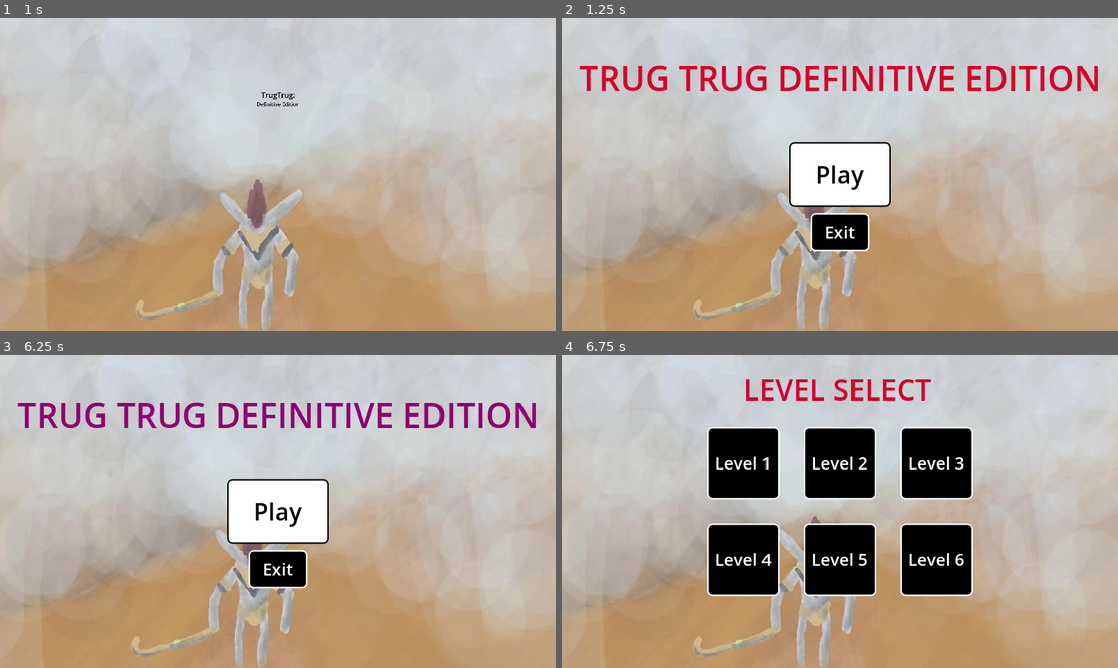
Above: before the commit, frames 1-4 (two rows, left to right).
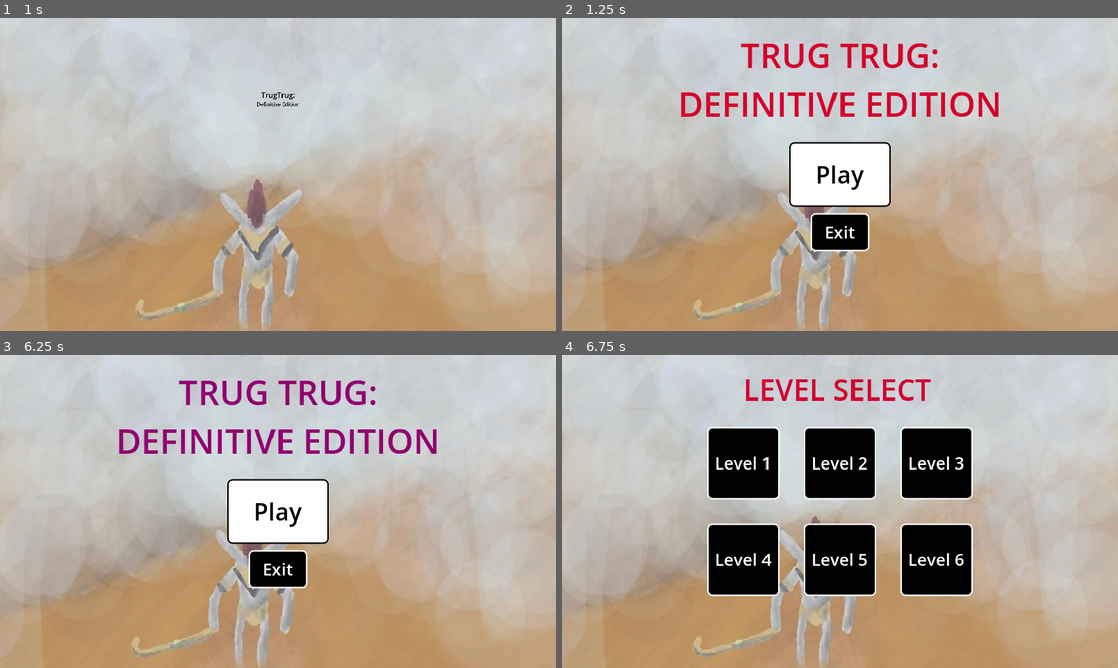
Above: after the commit, the same moments.

Repository: Alexdj15/TrugTrug-Definitive-Edition
Game: Godot game, scene res://scenes/intro.tscn
Two runs of this game, one before a commit and one after it. Both use one fixed random seed, a clock stepped at 60 frames per second and the inputs below.
Inputs:
- Up to frame 1 (1 s): tap Enter (level_exit) at 0.5 s; hold D (right) from 0.53 s (still down); tap X (trug) at 0.6 s; tap W (up) at 0.77, 0.8 s
- Up to frame 2 (1.25 s): keep holding D (right); tap W (up) at 1.07 s
- Up to frame 3 (6.25 s): release D (right) at 1.25 s; click "Play" at 1.25 s; click "Level 2" at 2 s; tap X (trug) at 2.75, 3.05, 3.5, 4.25, 4.35, 5, 5.1 s; hold D (right) 2.78-3.53 s; tap W (up) at 2.85, 3.02, 3.32, 3.8, 4.52, 4.82, 5.27, 5.3, 5.57 s; hold A (left) 3.53-4.28 s; tap F (respect) at 3.6 s; hold D (right) 4.28-5.75 s; tap Escape (pause) at 5.65 s; click "Main Menu" at 5.75 s
- Up to frame 4 (6.75 s): click "Play" at 6.5 s

Frame 1 is identical in both runs. In frame 2, 6.1% of the frame differs, in the area x 3-97%, y 8-32%; in frame 3, 6.1%; in frame 4, nothing differs.

Commit message:
credits done

Diff:
--- a/trugtrug/project.godot
+++ b/trugtrug/project.godot
@@ -18,7 +18,7 @@
 config/name="TrugTrug"
 run/main_scene="res://scenes/intro.tscn"
 config/features=PackedStringArray("4.3", "Forward Plus")
-config/icon="res://icon.svg"
+config/icon="res://assets/stick.png"
 
 [autoload]
 
--- /dev/null
+++ b/trugtrug/scenes/credit_label.gd
@@ -0,0 +1,24 @@
+extends Label
+
+@export var colors: Array[Color] = [Color.RED, Color.BLUE, Color.GREEN]
+@export var duration: float = 1.0
+var current_index: int = 0
+
+func _ready():
+	# 1. IMPORTANT: Set an initial color so it isn't 'Nil'
+	add_theme_color_override("font_color", colors[0])
+
+	start_transition()
+
+func start_transition():
+	# 2. Move to the next color index
+	current_index = (current_index + 1) % colors.size()
+	var target_color = colors[current_index]
+
+	var tween = create_tween()
+
+	# 3. Use the full path to the theme override
+	tween.tween_property(self, "theme_override_colors/font_color", target_color, duration)
+
+	# 4. Loop it
+	tween.finished.connect(start_transition)
--- /dev/null
+++ b/trugtrug/scenes/credits.gd
@@ -0,0 +1,13 @@
+extends Control
+
+
+# Called when the node enters the scene tree for the first time.
+func _ready() -> void:
+	$AnimationPlayer.play("credits")
+	await $AnimationPlayer.animation_finished
+	get_tree().change_scene_to_file("res://scenes/main_menu.tscn")
+
+
+# Called every frame. 'delta' is the elapsed time since the previous frame.
+func _process(delta: float) -> void:
+	pass
--- a/trugtrug/scenes/credits.tscn
+++ b/trugtrug/scenes/credits.tscn
@@ -1,4 +1,45 @@
-[gd_scene format=3 uid="uid://eabdxqlibq55"]
+[gd_scene load_steps=7 format=3 uid="uid://eabdxqlibq55"]
+
+[ext_resource type="AudioStream" uid="uid://cuh3dkiql5g8g" path="res://assets/trug.mp3" id="1_sk50l"]
+[ext_resource type="Script" path="res://scenes/credits.gd" id="1_u8xgh"]
+[ext_resource type="Script" path="res://scenes/credit_label.gd" id="3_qddj5"]
+
+[sub_resource type="Animation" id="Animation_xbg2b"]
+resource_name = "credits"
+length = 15.0
+tracks/0/type = "value"
+tracks/0/imported = false
+tracks/0/enabled = true
+tracks/0/path = NodePath("VBoxContainer:position")
+tracks/0/interp = 1
+tracks/0/loop_wrap = true
+tracks/0/keys = {
+"times": PackedFloat32Array(0, 15),
+"transitions": PackedFloat32Array(1, 1),
+"update": 0,
+"values": [Vector2(35.5, 648), Vector2(35.5, -748)]
+}
+
+[sub_resource type="Animation" id="Animation_bfpad"]
+length = 0.001
+tracks/0/type = "value"
+tracks/0/imported = false
+tracks/0/enabled = true
+tracks/0/path = NodePath("VBoxContainer:position")
+tracks/0/interp = 1
+tracks/0/loop_wrap = true
+tracks/0/keys = {
+"times": PackedFloat32Array(0),
+"transitions": PackedFloat32Array(1),
+"update": 0,
+"values": [Vector2(178.5, 648)]
+}
+
+[sub_resource type="AnimationLibrary" id="AnimationLibrary_1ug0p"]
+_data = {
+"RESET": SubResource("Animation_bfpad"),
+"credits": SubResource("Animation_xbg2b")
+}
 
 [node name="Credits" type="Control"]
 layout_mode = 3
@@ -7,3 +48,99 @@
 anchor_bottom = 1.0
 grow_horizontal = 2
 grow_vertical = 2
+script = ExtResource("1_u8xgh")
+
+[node name="AudioStreamPlayer2D" type="AudioStreamPlayer2D" parent="."]
+stream = ExtResource("1_sk50l")
+
+[node name="ColorRect" type="ColorRect" parent="."]
+z_index = -1
+layout_mode = 1
+anchors_preset = 15
+anchor_right = 1.0
+anchor_bottom = 1.0
+grow_horizontal = 2
+grow_vertical = 2
+color = Color(0, 0, 0, 1)
+
+[node name="VBoxContainer" type="VBoxContainer" parent="."]
+layout_mode = 1
+anchors_preset = 7
+anchor_left = 0.5
+anchor_top = 1.0
+anchor_right = 0.5
+anchor_bottom = 1.0
+offset_left = -397.5
+offset_right = 683.5
+offset_bottom = 748.0
+grow_horizontal = 2
+grow_vertical = 0
+theme_override_constants/separation = 30
+
+[node name="game" type="Label" parent="VBoxContainer"]
+layout_mode = 2
+theme_override_font_sizes/font_size = 70
+text = "TRUGTRUG: DEFINITIVE EDITION"
+horizontal_alignment = 1
+script = ExtResource("3_qddj5")
+
+[node name="trugtrug#1fan" type="Label" parent="VBoxContainer"]
+layout_mode = 2
+theme_override_font_sizes/font_size = 35
+text = "u/TrugTrugNumber1Fan - Title art & Promotion"
+horizontal_alignment = 1
+script = ExtResource("3_qddj5")
+
+[node name="level1_art" type="Label" parent="VBoxContainer"]
+layout_mode = 2
+theme_override_font_sizes/font_size = 35
+text = "u/RelationshipPutrid13 - Level 1 art"
+horizontal_alignment = 1
+script = ExtResource("3_qddj5")
+
+[node name="Doug" type="Label" parent="VBoxContainer"]
+layout_mode = 2
+theme_override_font_sizes/font_size = 35
+text = "DougDoug - TrugTrug"
+horizontal_alignment = 1
+script = ExtResource("3_qddj5")
+
+[node name="rapzer_img" type="Label" parent="VBoxContainer"]
+layout_mode = 2
+theme_override_font_sizes/font_size = 35
+text = "u/SgtJessi - Rapzer Image"
+horizontal_alignment = 1
+script = ExtResource("3_qddj5")
+
+[node name="credits_song" type="Label" parent="VBoxContainer"]
+layout_mode = 2
+theme_override_font_sizes/font_size = 35
+text = "u/No_Reflection9394 - Credits song"
+horizontal_alignment = 1
+script = ExtResource("3_qddj5")
+
+[node name="stick" type="Label" parent="VBoxContainer"]
+layout_mode = 2
+theme_override_font_sizes/font_size = 35
+text = "u/StreetWalk8279 - Stick"
+horizontal_alignment = 1
+script = ExtResource("3_qddj5")
+
+[node name="me" type="Label" parent="VBoxContainer"]
+layout_mode = 2
+theme_override_font_sizes/font_size = 35
+text = "u/pandaboi_13 - The rest"
+horizontal_alignment = 1
+script = ExtResource("3_qddj5")
+
+[node name="thanks" type="Label" parent="VBoxContainer"]
+layout_mode = 2
+theme_override_font_sizes/font_size = 50
+text = "Thanks for playing"
+horizontal_alignment = 1
+script = ExtResource("3_qddj5")
+
+[node name="AnimationPlayer" type="AnimationPlayer" parent="."]
+libraries = {
+"": SubResource("AnimationLibrary_1ug0p")
+}
--- a/trugtrug/scenes/ending_cutscene.gd
+++ b/trugtrug/scenes/ending_cutscene.gd
@@ -32,4 +32,4 @@
 	$end_timer.start()
 
 func _on_end_timer_timeout() -> void:
-	pass
+	get_tree().change_scene_to_file("res://scenes/credits.tscn")
--- a/trugtrug/scenes/ending_cutscene.tscn
+++ b/trugtrug/scenes/ending_cutscene.tscn
@@ -5,22 +5,6 @@
 [ext_resource type="Texture2D" uid="uid://076tsfmb0sb8" path="res://assets/rapzer.png" id="3_si5kx"]
 [ext_resource type="Texture2D" uid="uid://nxbt03gw30cx" path="res://assets/rapzerbg.jpg" id="4_5h0ev"]
 [ext_resource type="Script" path="res://scenes/the_end_label.gd" id="5_fvsrw"]
-
-[sub_resource type="Animation" id="Animation_shg4i"]
-resource_name = "fade_to_black"
-length = 2.0
-tracks/0/type = "value"
-tracks/0/imported = false
-tracks/0/enabled = true
-tracks/0/path = NodePath("FadeRect:modulate")
-tracks/0/interp = 1
-tracks/0/loop_wrap = true
-tracks/0/keys = {
-"times": PackedFloat32Array(0, 2),
-"transitions": PackedFloat32Array(1, 1),
-"update": 0,
-"values": [Color(0, 0, 0, 0), Color(0, 0, 0, 1)]
-}
 
 [sub_resource type="Animation" id="Animation_xasv1"]
 length = 0.001
@@ -113,6 +97,22 @@
 "values": [Color(1, 1, 1, 0), Color(1, 1, 1, 1)]
 }
 
+[sub_resource type="Animation" id="Animation_shg4i"]
+resource_name = "fade_to_black"
+length = 2.0
+tracks/0/type = "value"
+tracks/0/imported = false
+tracks/0/enabled = true
+tracks/0/path = NodePath("FadeRect:modulate")
+tracks/0/interp = 1
+tracks/0/loop_wrap = true
+tracks/0/keys = {
+"times": PackedFloat32Array(0, 2),
+"transitions": PackedFloat32Array(1, 1),
+"update": 0,
+"values": [Color(0, 0, 0, 0), Color(0, 0, 0, 1)]
+}
+
 [sub_resource type="Animation" id="Animation_1hms6"]
 resource_name = "fade_to_rapzer"
 length = 2.0
@@ -194,6 +194,7 @@
 visible = false
 modulate = Color(1, 1, 1, 0)
 z_index = 10
+layout_mode = 0
 offset_right = 1152.0
 offset_bottom = 648.0
 texture = ExtResource("1_t4emh")
--- a/trugtrug/scenes/level_6.tscn
+++ b/trugtrug/scenes/level_6.tscn
@@ -305,22 +305,6 @@
 [sub_resource type="RectangleShape2D" id="RectangleShape2D_o354q"]
 size = Vector2(92.5, 84)
 
-[sub_resource type="Animation" id="Animation_shg4i"]
-resource_name = "fade_to_black"
-length = 2.0
-tracks/0/type = "value"
-tracks/0/imported = false
-tracks/0/enabled = true
-tracks/0/path = NodePath("FadeRect:modulate")
-tracks/0/interp = 1
-tracks/0/loop_wrap = true
-tracks/0/keys = {
-"times": PackedFloat32Array(0, 2),
-"transitions": PackedFloat32Array(1, 1),
-"update": 0,
-"values": [Color(0, 0, 0, 0), Color(0, 0, 0, 1)]
-}
-
 [sub_resource type="Animation" id="Animation_xasv1"]
 length = 0.001
 tracks/0/type = "value"
@@ -412,6 +396,22 @@
 "values": [Color(1, 1, 1, 0), Color(1, 1, 1, 1)]
 }
 
+[sub_resource type="Animation" id="Animation_shg4i"]
+resource_name = "fade_to_black"
+length = 2.0
+tracks/0/type = "value"
+tracks/0/imported = false
+tracks/0/enabled = true
+tracks/0/path = NodePath("FadeRect:modulate")
+tracks/0/interp = 1
+tracks/0/loop_wrap = true
+tracks/0/keys = {
+"times": PackedFloat32Array(0, 2),
+"transitions": PackedFloat32Array(1, 1),
+"update": 0,
+"values": [Color(0, 0, 0, 0), Color(0, 0, 0, 1)]
+}
+
 [sub_resource type="Animation" id="Animation_1hms6"]
 resource_name = "fade_to_rapzer"
 length = 2.0
@@ -556,7 +556,6 @@
 
 [node name="CollisionShape2D" type="CollisionShape2D" parent="Path2D3/PathFollow2D/CharacterBody2D"]
 position = Vector2(7.62939e-07, 3.8147e-07)
-scale = Vector2(1, 1)
 shape = SubResource("RectangleShape2D_tg8jj")
 
 [node name="Sprite2D" type="Sprite2D" parent="Path2D3/PathFollow2D/CharacterBody2D"]
--- a/trugtrug/scenes/main_menu.tscn
+++ b/trugtrug/scenes/main_menu.tscn
@@ -101,12 +101,14 @@
 anchor_left = 0.5
 anchor_right = 0.5
 offset_left = -386.0
-offset_top = 75.0
+offset_top = 28.0
 offset_right = 386.0
-offset_bottom = 144.0
+offset_bottom = 223.0
 grow_horizontal = 2
 theme_override_font_sizes/font_size = 70
-text = "TRUG TRUG DEFINITIVE EDITION"
+text = "TRUG TRUG:
+DEFINITIVE EDITION"
+horizontal_alignment = 1
 script = ExtResource("2_dwwp7")
 
 [connection signal="pressed" from="Play" to="Play" method="_on_pressed"]
